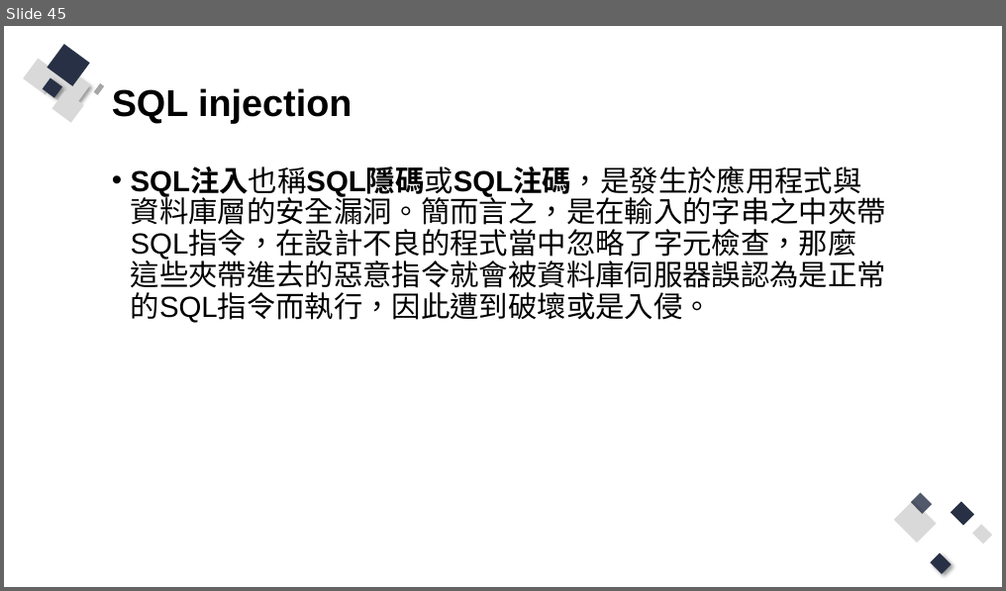
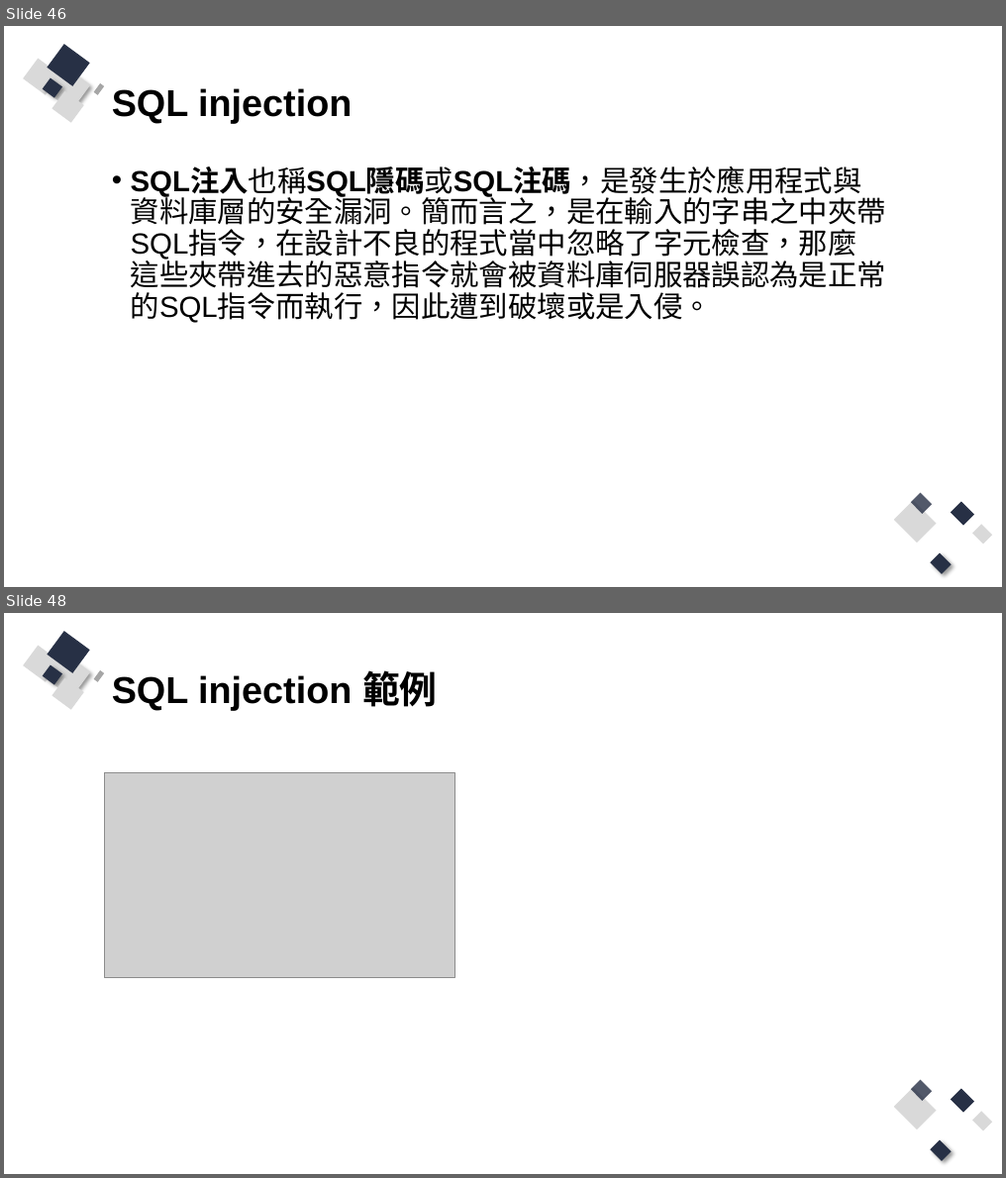
Before and after one commit to Q81JIAXIONG/-, a slide deck: 投影片/3.網站程式與資料庫溝通、互動.pptx. Shown one above the other, each under a label of ours: slide 45 before the commit, slides 46 and 48 after it; the slides between them are not shown. The pictures are 1006x591 and 1006x1178 pixels, drawn with LibreOffice and Linux fonts; fonts in the diff are those of the drawing; grey boxes stand for pictures. Boxes give left, top, right and bottom in pixels: in the first picture for what was removed or moved away, otherwise in the second. Text is boxed around its words. In the diff, an @@ line names an element or a change of style, - is before the commit and + after.

Commit message:
準備第三章範例

```diff
--- a/投影片/3.網站程式與資料庫溝通、互動.pptx
+++ b/投影片/3.網站程式與資料庫溝通、互動.pptx
@@ slide 48 added at (4,613,1002,1174), background #FFFFFF; not listed: 13 template elements that a slide beside it also shows @@
@@ title added at (112,670,438,710), 36 pt, text #000000, bold @@
+SQL injection 範例
@@ picture added at (104,773,455,978) @@
@@ what was slide 45 is now slide 46 @@
```
Also in this commit, not shown: 6 slides changed, 10 other slides added, 7 slides removed, 11 other files.
